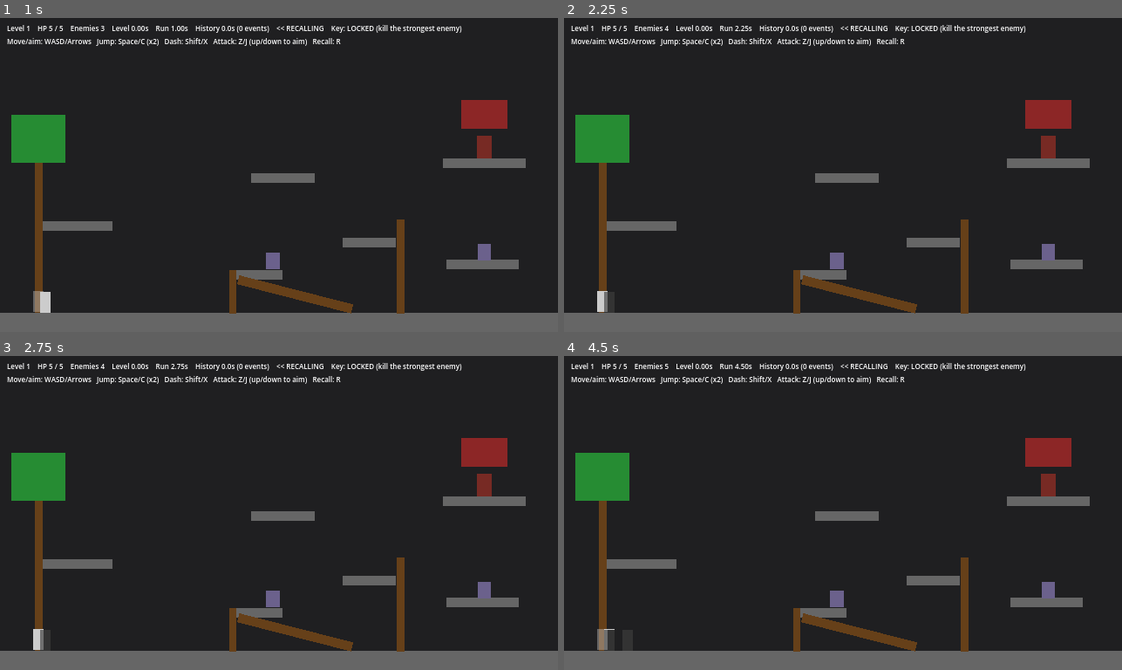
Above: before the commit, frames 1-4 (two rows, left to right).
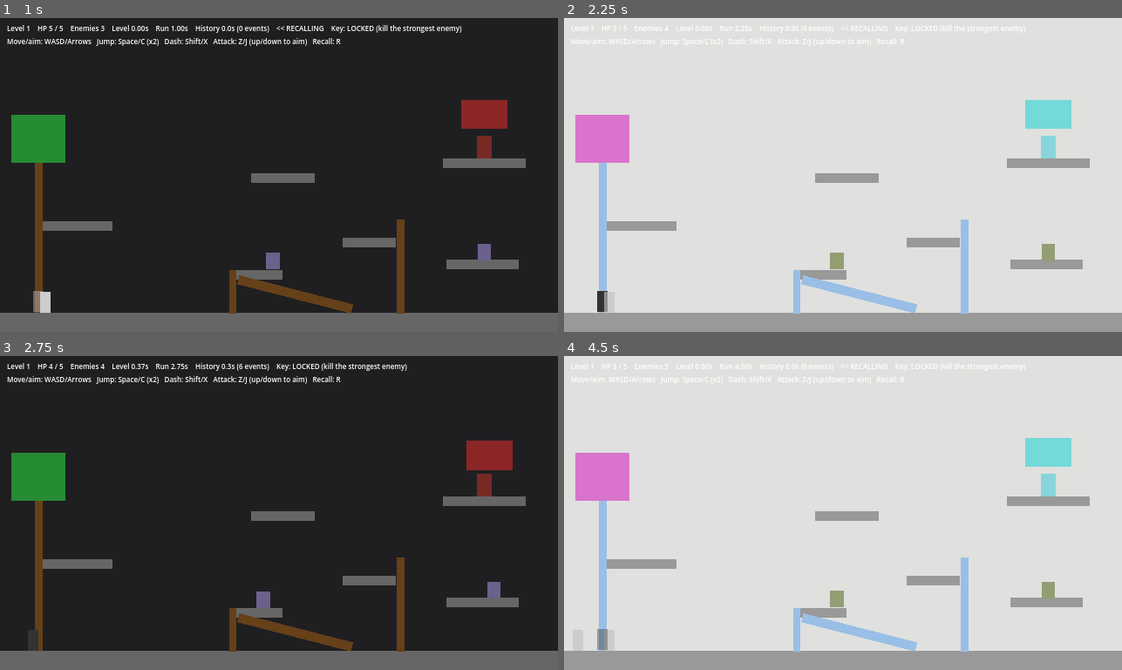
Above: after the commit, the same moments.

Repository: jmy0713/CreativeJam26
Game: Godot game, scene res://scenes/levels/level_1.tscn
Two runs of this game, one before a commit and one after it. Both use one fixed random seed, a clock stepped at 60 frames per second and the inputs below.
Inputs:
- Up to frame 1 (1 s): tap Enter at 0.5 s; hold D (move_right) from 0.53 s (still down); tap R (recall) at 0.6 s; tap Space (jump) at 0.77 s
- Up to frame 2 (2.25 s): tap Z (attack) at 1.35 s; tap Space (jump) at 1.52, 2 s; tap R (recall) at 1.55 s; release D (move_right) at 2.03 s; hold A (move_left) from 2.03 s (still down); tap Shift (dash) at 2.1 s
- Up to frame 3 (2.75 s): keep holding A (move_left); tap R (recall) at 2.3 s
- Up to frame 4 (4.5 s): release A (move_left) at 2.78 s; hold D (move_right) 2.78-4.28 s; tap R (recall) at 2.85, 3.6 s; tap Space (jump) at 3.02, 3.77 s; hold A (move_left) from 4.28 s (still down); tap Z (attack) at 4.35 s

Frame 1 is identical in both runs. In frame 2, 100% of the frame differs, in the area x 0-100%, y 0-100%; in frame 3, 1.2%; in frame 4, 100%.

Commit message:
fix recall

Diff:
--- a/scripts/autoload/recall.gd
+++ b/scripts/autoload/recall.gd
@@ -9,8 +9,8 @@
 ## - Discrete events: gameplay code calls Recall.record(target, kind, undo)
 ##   for things that aren't captured by samples (damage, deaths, ...).
 ##
-## RECALLING (four phases)
-## 1. FREEZE: the level stops for `freeze_seconds`.
+## RECALLING (five phases)
+## 1. FREEZE: the level stops for `freeze_before_seconds`, screen inverted.
 ## 2. REWIND: events are popped newest-first as the timeline cursor runs back
 ##    to `now - recall_seconds` (clamped to level start). Sample events are
 ##    interpolated so positions move smoothly along the recorded path.
@@ -18,6 +18,8 @@
 ##    a separate move instead of running out of the rewind.
 ## 4. CATCH-UP: nodes with a recall visual (the player's afterimage) move to
 ##    where their visual ended up.
+## 5. END_FREEZE: the level stays stopped for `freeze_after_seconds`, screen
+##    inverted again, then the level resumes.
 ## Recalling again keeps popping; an empty stack means the level is back at
 ## its start.
 ##
@@ -36,7 +38,7 @@
 ## Emitted for every event popped during a recall — hook rewind VFX here.
 signal event_undone(event: Event)
 
-enum Phase { NONE, FREEZE, REWIND, HOLD, CATCHUP }
+enum Phase { NONE, FREEZE, REWIND, HOLD, CATCHUP, END_FREEZE }
 
 class Event:
 	var tick: int
@@ -61,15 +63,16 @@
 @export var playback_seconds := 1.5
 ## Frozen (screen inverted) for this long before the rewind starts...
 @export var freeze_before_seconds := 0.2
-## ...and for this long after it ends, before the level resumes.
+## ...and for this long after the catch-up ends, before the level resumes.
 @export var freeze_after_seconds := 0.2
 @export var sample_interval := 0.2
 ## How long the player takes to slide to the afterimage.
-@export var catchup_seconds := 2
+@export var catchup_seconds := 1.0
 ## Beat of stillness between the rewind ending and the slide starting.
 @export var catchup_pause_seconds := 0.18
 
 const OVERLAY_PATH := "/root/RecallOverlay/CanvasLayer/RecallNegative"
+
 var _negative: ColorRect
 var _negative_material: ShaderMaterial
 var is_recalling := false
@@ -102,11 +105,18 @@
 
 		Phase.REWIND:
 			_step_rewind()
+
 		Phase.HOLD:
 			if _real_ticks_in_phase() >= GameManager.seconds_to_ticks(catchup_pause_seconds):
 				_begin_catchup()
+
 		Phase.CATCHUP:
 			_step_catchup()
+
+		Phase.END_FREEZE:
+			if _real_ticks_in_phase() >= GameManager.seconds_to_ticks(freeze_after_seconds):
+				_finish_recall()
+
 		Phase.NONE:
 			if Input.is_action_just_pressed("recall"):
 				start_recall()
@@ -165,6 +175,7 @@
 # --- Recording --------------------------------------------------------------
 
 func _on_level_started(_level: Level) -> void:
+	# A reload mid-recall (e.g. dying) must not leave the negative on.
 	_set_negative(false)
 
 	is_recalling = false
@@ -236,6 +247,7 @@
 
 
 ## Slides every node with a recall visual from where it froze to its afterimage.
+## When it arrives, the screen inverts again for the end freeze.
 func _step_catchup() -> void:
 	var catchup_ticks := maxi(GameManager.seconds_to_ticks(catchup_seconds), 1)
 	var t := clampf(float(_real_ticks_in_phase()) / catchup_ticks, 0.0, 1.0)
@@ -243,7 +255,8 @@
 		if node.has_method(&"set_recall_catchup"):
 			node.set_recall_catchup(t)
 	if t >= 1.0:
-		_finish_recall()
+		_set_negative(true)
+		_set_phase(Phase.END_FREEZE)
 
 
 func _start_segment(event: Event) -> void:
@@ -299,7 +312,8 @@
 
 # --- Helpers ----------------------------------------------------------------
 
-
+## Turns the screen-inverting overlay on/off. Looked up lazily because the
+## autoload may not be ready when this script's _ready runs.
 func _set_negative(on: bool) -> void:
 	if _negative == null or not is_instance_valid(_negative):
 		_negative = get_node_or_null(OVERLAY_PATH) as ColorRect
@@ -311,6 +325,7 @@
 	if _negative_material:
 		_negative_material.set_shader_parameter("intensity", 1.0 if on else 0.0)
 
+
 func _set_phase(phase: Phase) -> void:
 	_phase = phase
 	_phase_start_real_tick = GameManager.real_tick
